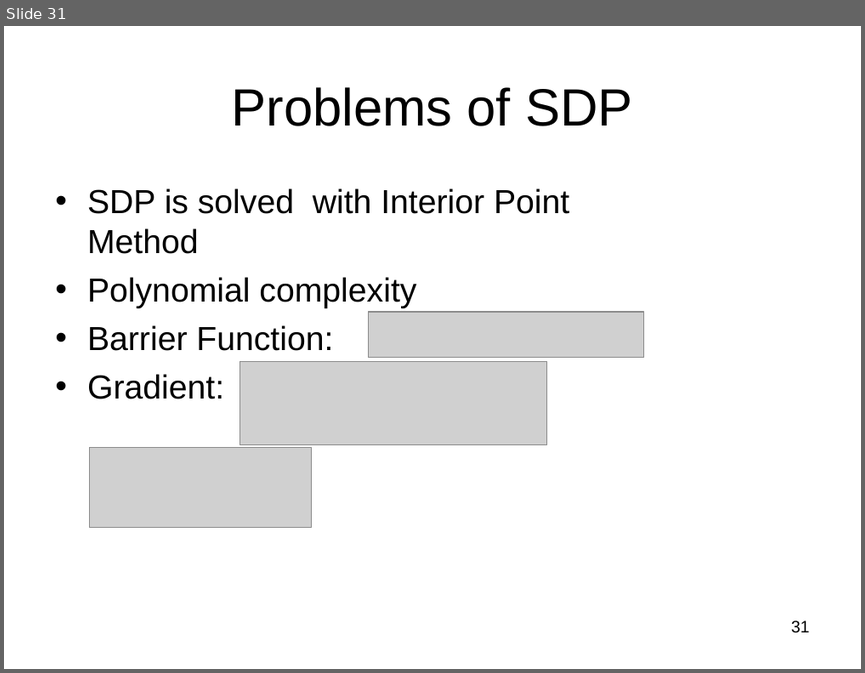
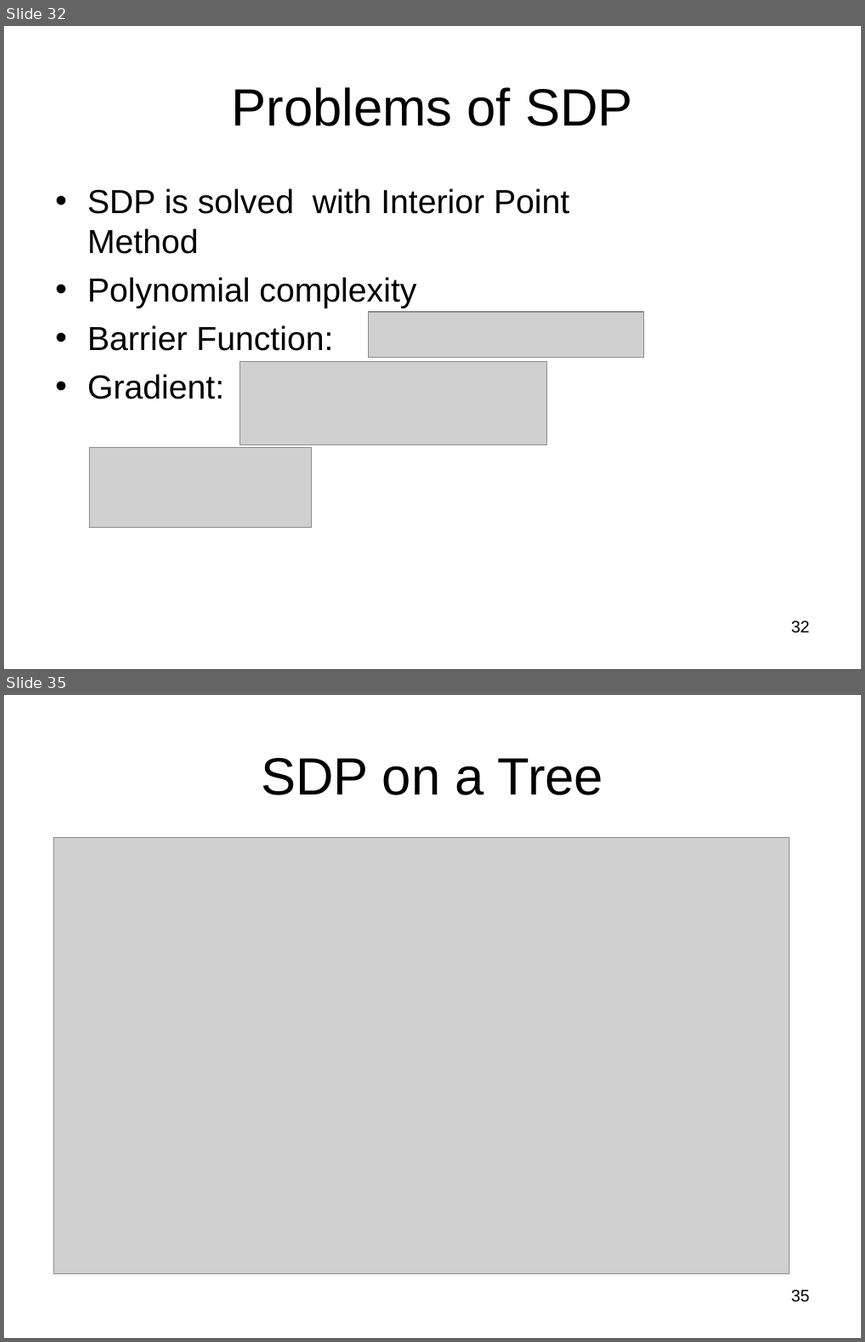
Before and after one commit to subailong/mlpack, a slide deck: fastlib/u/nvasil/docs/proposal/proposal.ppt. Shown one above the other, each under a label of ours: slide 31 before the commit, slides 32 and 35 after it; the slides between them are not shown. The pictures are 865x673 and 865x1342 pixels, drawn with LibreOffice and Linux fonts; fonts in the diff are those of the drawing; grey boxes stand for pictures. Boxes give left, top, right and bottom in pixels: in the first picture for what was removed or moved away, otherwise in the second. Text is boxed around its words. In the diff, an @@ line names an element or a change of style, - is before the commit and + after.

```diff
--- a/fastlib/u/nvasil/docs/proposal/proposal.ppt
+++ b/fastlib/u/nvasil/docs/proposal/proposal.ppt
@@ slide 35 added at (4,695,861,1338), background #FFFFFF @@
@@ title added at (261,758,603,795), 44 pt, text #000000 @@
+SDP on a Tree
@@ picture added at (53,838,789,1273) @@
@@ page number added at (791,1289,810,1302), 14 pt, text #000000 @@
+35
@@ what was slide 31 is now slide 32 @@
@@ page number at (791,620,810,633): text changed @@
-31
+32
```
Also in this commit, not shown: 4 slides changed, 2 other slides added, 1 slide removed, 2 other files.
